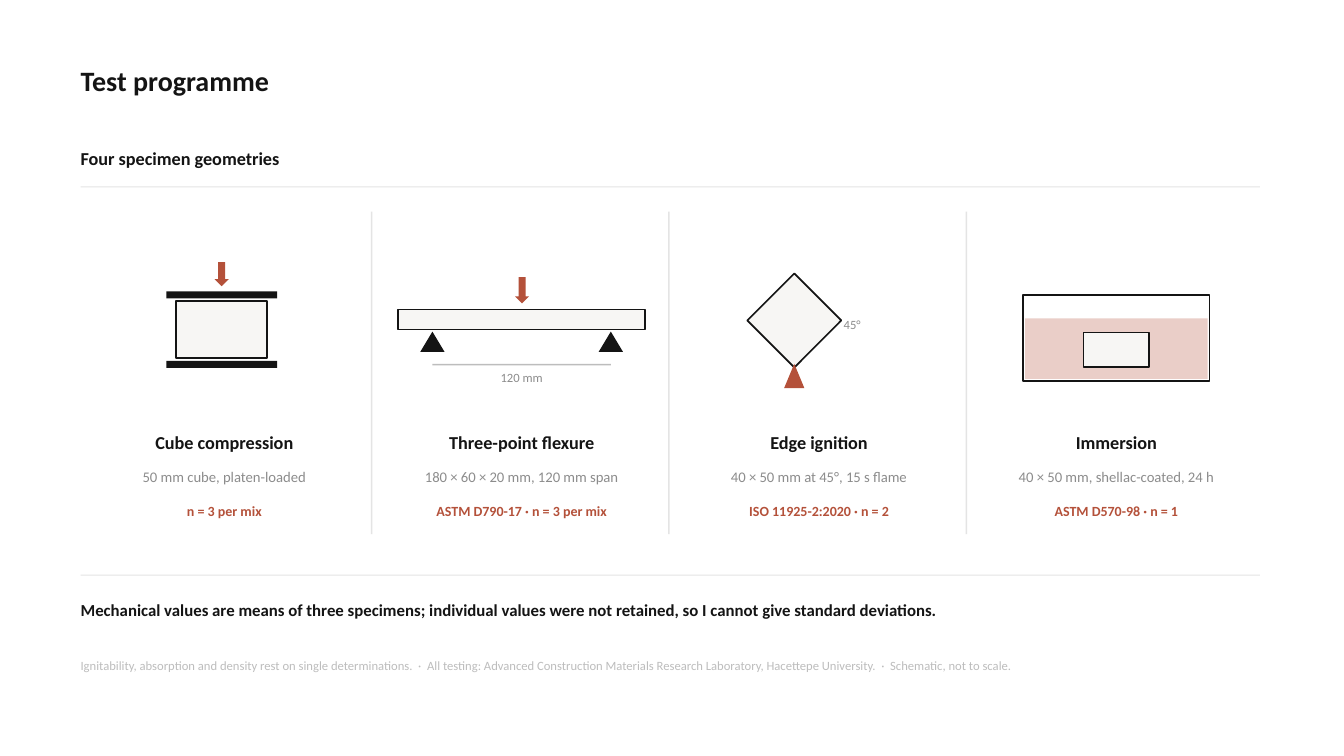
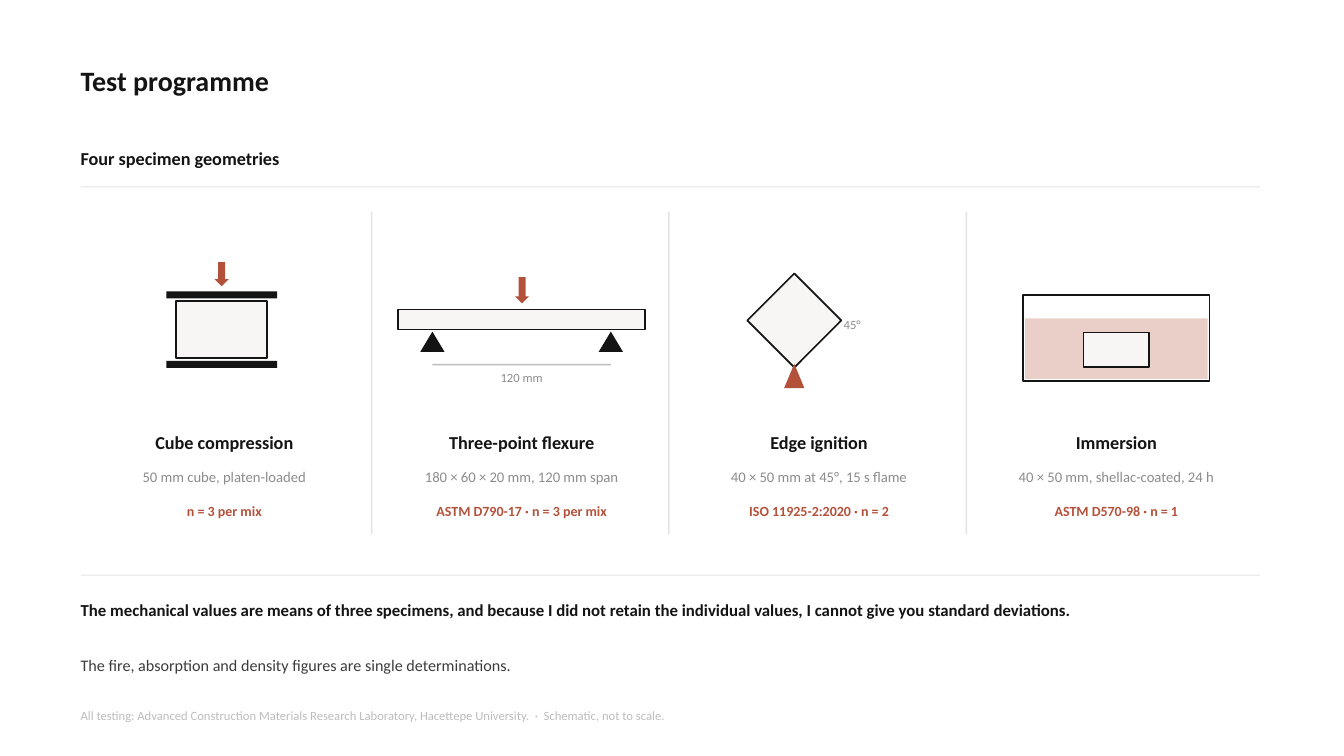
Before and after one commit to bunal91/sanat-ve-mekan, a slide deck: slide 14 of konferans-bildirisi/06-sunum/ICSMMEP26_Presentation_Unal.pptx (slide 15 before the commit). Drawn at 1344x756 pixels with LibreOffice and Linux fonts; fonts in the diff are those of the drawing. Boxes give left, top, right and bottom in pixels: in the first picture for what was removed or moved away, otherwise in the second. Text is boxed around its words. In the diff, an @@ line names an element or a change of style, - is before the commit and + after.

```diff
--- a/konferans-bildirisi/06-sunum/ICSMMEP26_Presentation_Unal.pptx
+++ b/konferans-bildirisi/06-sunum/ICSMMEP26_Presentation_Unal.pptx
@@ text at (81, 604, 1071, 619): text changed @@
-Mechanical values are means of three specimens; individual values were not retained, so I cannot give standard deviations.
+The mechanical values are means of three specimens, and because I did not retain the individual values, I cannot give you standard deviations.
@@ text at (81, 660, 510, 674): text changed; size 9 to 11.5 pt; text colour #BDBDBD to #3C3C3C @@
-Ignitability, absorption and density rest on single determinations. · All testing: Advanced Construction Materials Research Laboratory, Hacettepe University. · Schematic, not to scale.
+The fire, absorption and density figures are single determinations.
@@ text added at (81, 711, 665, 722), 9 pt, text #BDBDBD @@
+All testing: Advanced Construction Materials Research Laboratory, Hacettepe University. · Schematic, not to scale.
```
Also in this commit, not shown: 23 other slides changed, 1 slide removed, 5 other files.
